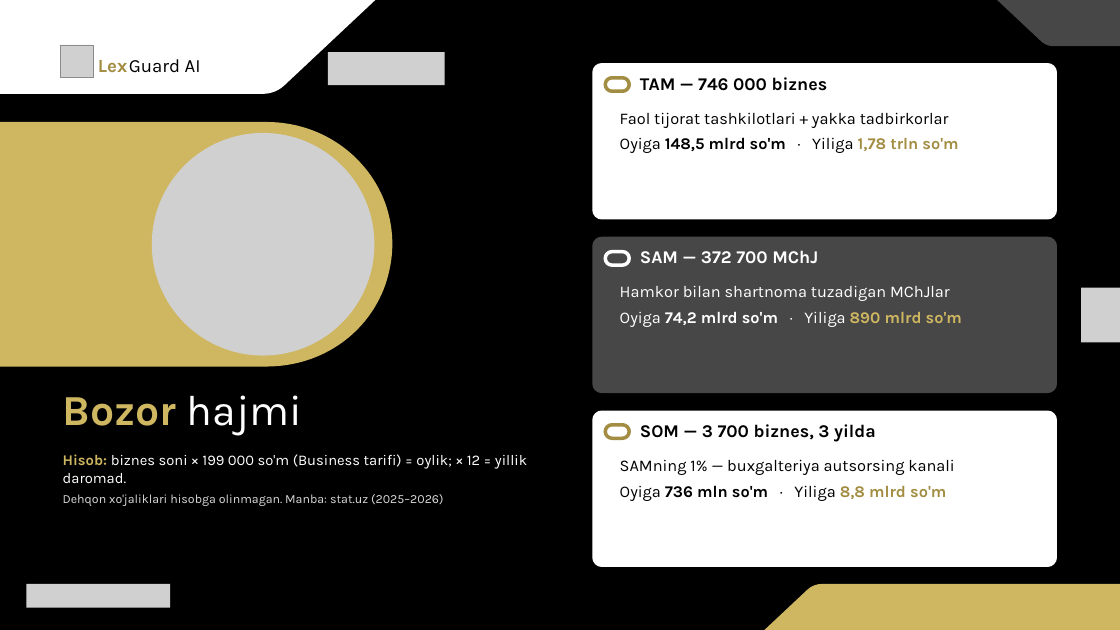
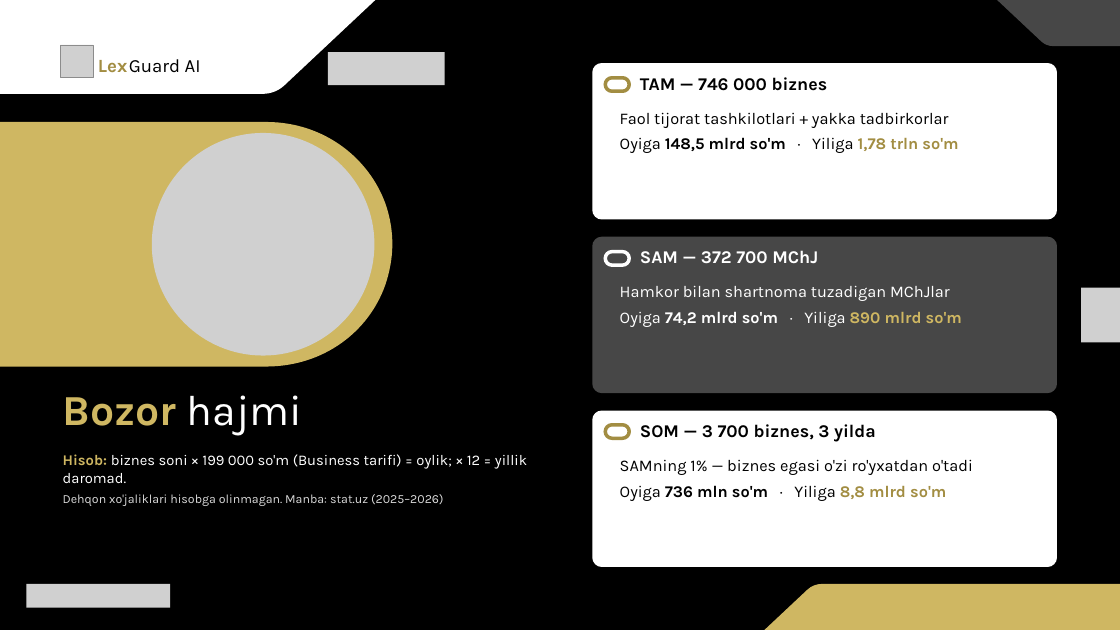
Before and after one commit to Vafoyev/LexHackaton_DNK_CODE, a slide deck: slide 4 of presentation/LexGuard-AI-Pitch.pptx. Drawn at 1120x630 pixels with LibreOffice and Linux fonts; fonts in the diff are those of the drawing; grey boxes stand for pictures. Boxes give left, top, right and bottom in pixels: in the first picture for what was removed or moved away, otherwise in the second. Text is boxed around its words. In the diff, an @@ line names an element or a change of style, - is before the commit and + after.

```diff
--- a/presentation/LexGuard-AI-Pitch.pptx
+++ b/presentation/LexGuard-AI-Pitch.pptx
@@ text at [620, 459, 973, 475]: text changed @@
-SAMning 1% — buxgalteriya autsorsing kanali
+SAMning 1% — biznes egasi o'zi ro'yxatdan o'tadi
```
Also in this commit, not shown: 4 other slides changed, 3 slides removed, 2 other files.
